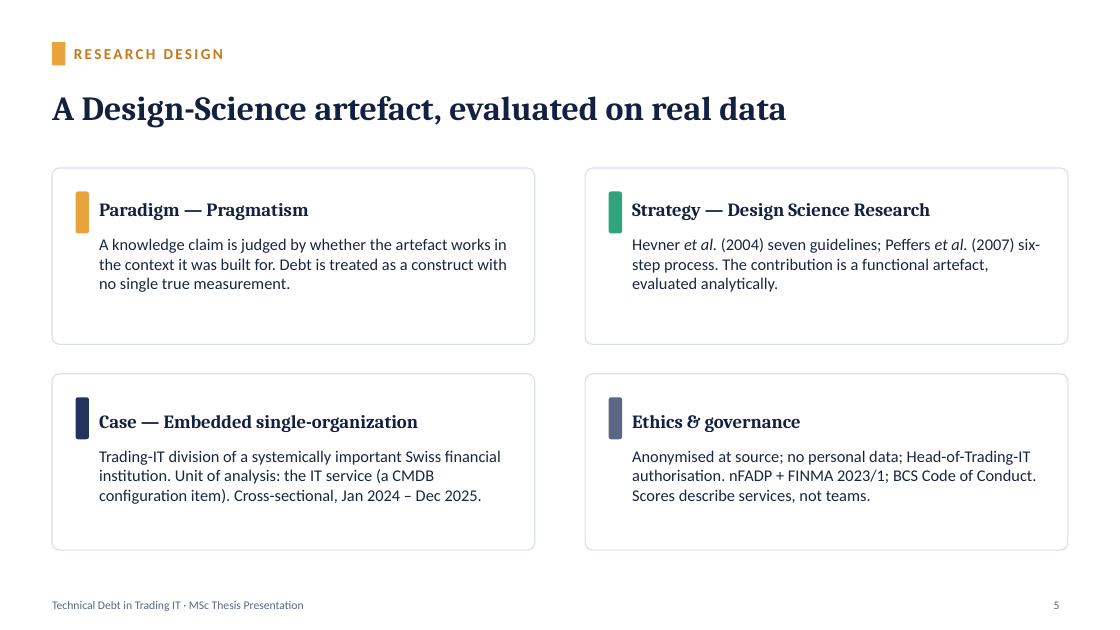
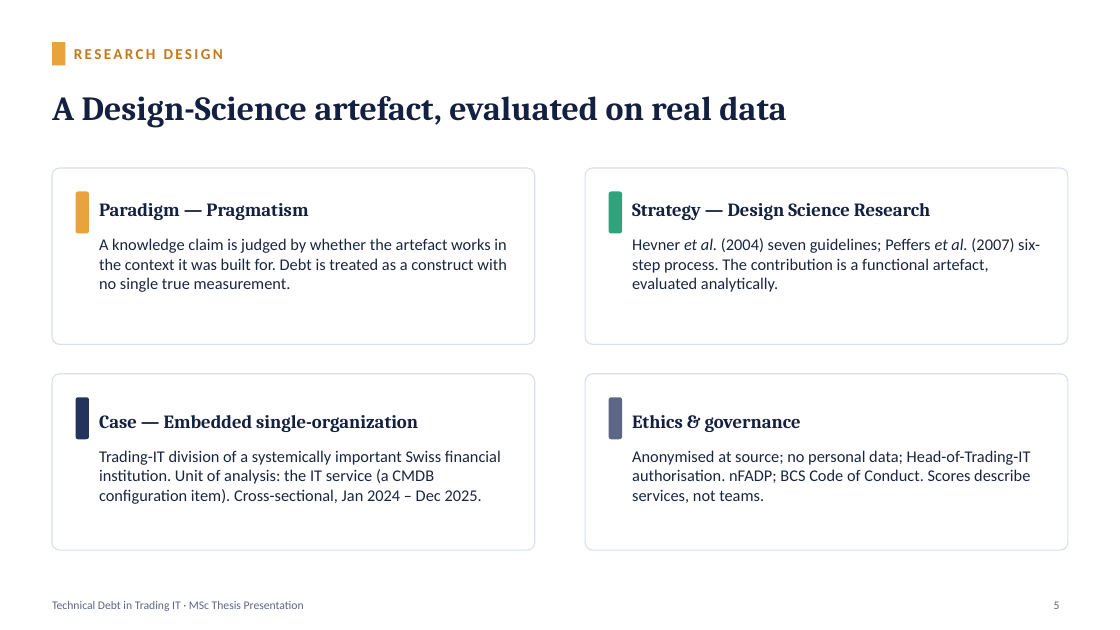
Before and after one commit to TobiZeier/MScProject, a slide deck: slide 5 of presentation/Measuring-TD-in-Trading-Systems-Thesis-Defence.pptx. Drawn at 1120x630 pixels with LibreOffice and Linux fonts; fonts in the diff are those of the drawing. Boxes give left, top, right and bottom in pixels: in the first picture for what was removed or moved away, otherwise in the second. Text is boxed around its words. In the diff, an @@ line names an element or a change of style, - is before the commit and + after.

Commit message:
minor fixes in the presentation

```diff
--- a/presentation/Measuring-TD-in-Trading-Systems-Thesis-Defence.pptx
+++ b/presentation/Measuring-TD-in-Trading-Systems-Thesis-Defence.pptx
@@ text at <box>632,450,1031,503</box>: text changed @@
-Anonymised at source; no personal data; Head-of-Trading-IT authorisation. nFADP + FINMA 2023/1; BCS Code of Conduct. Scores describe services, not teams.
+Anonymised at source; no personal data; Head-of-Trading-IT authorisation. nFADP; BCS Code of Conduct. Scores describe services, not teams.
```
Also in this commit, not shown: 1 other file.
